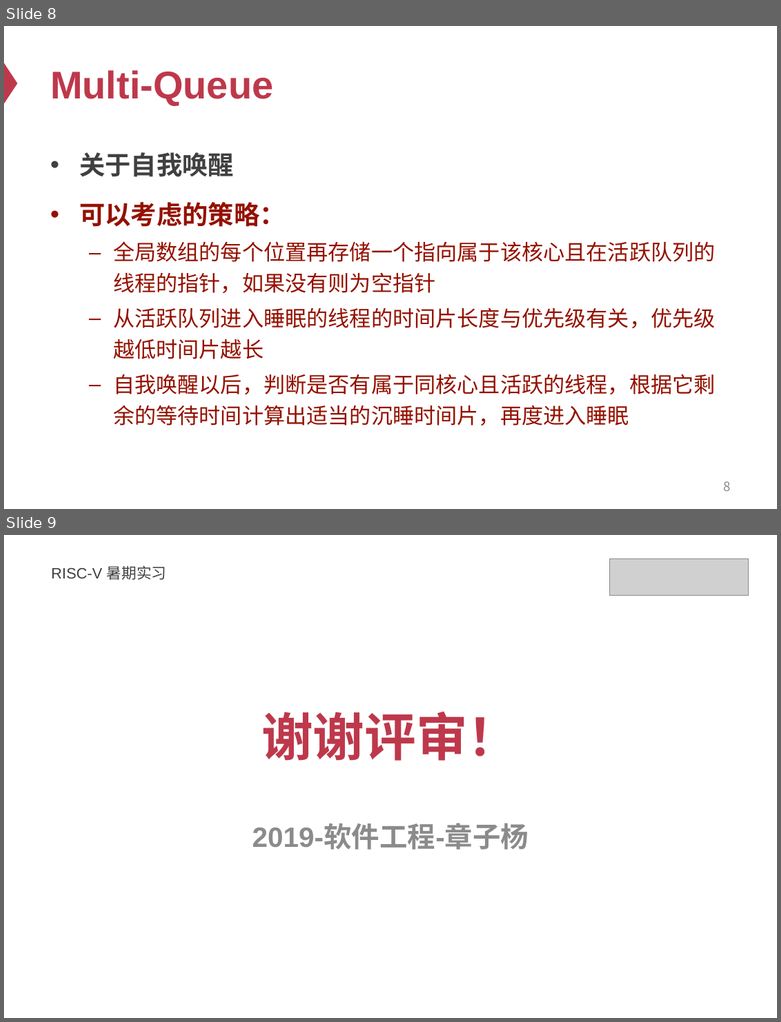
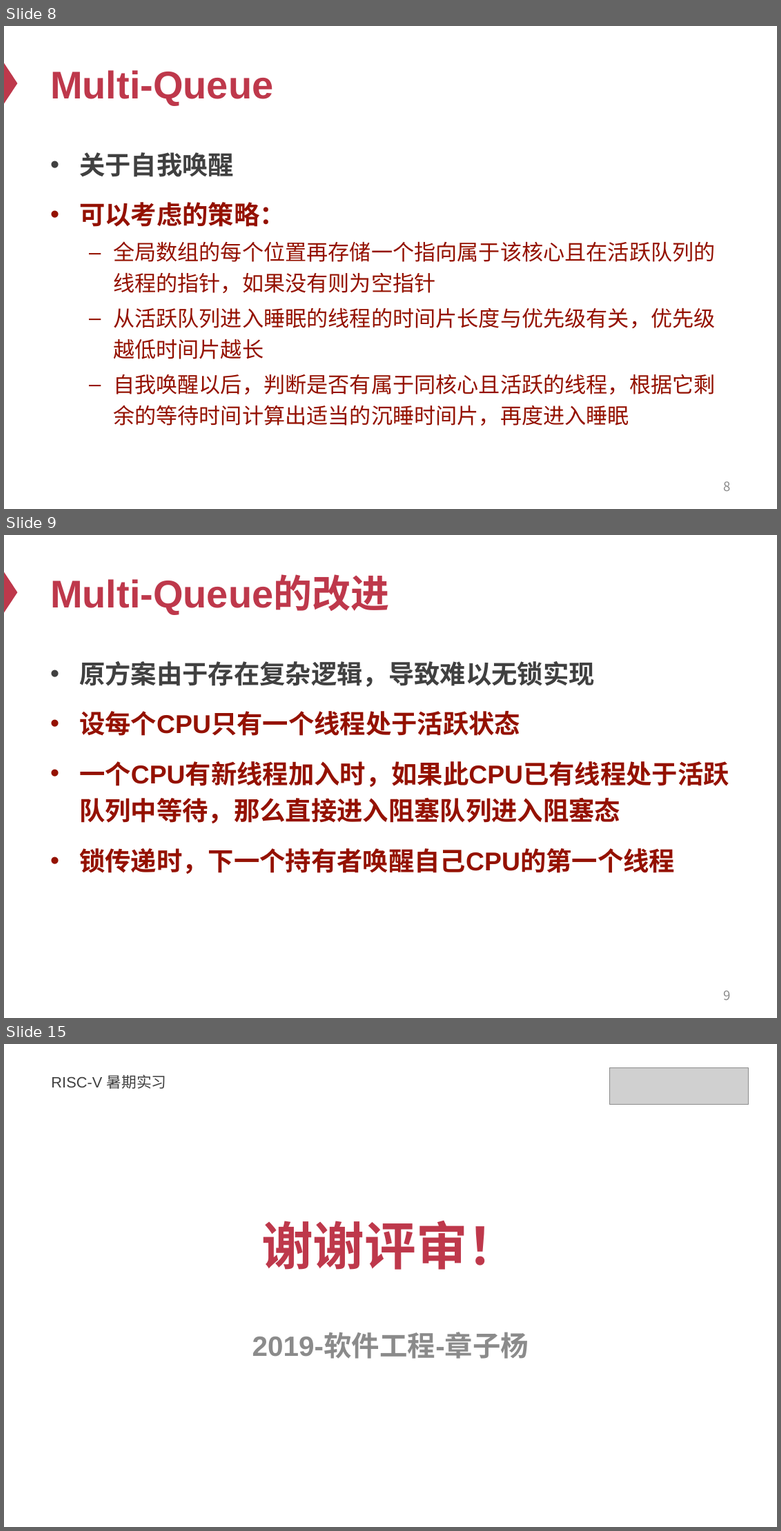
Before and after one commit to SineStriker/uxlock-minimal, a slide deck: docs/slides/初探方向.pptx. Shown one above the other, each under a label of ours: slides 8 and 9 before the commit, slides 8, 9 and 15 after it; the slides between them are not shown. The pictures are 781x1022 and 781x1531 pixels, drawn with LibreOffice and Linux fonts; fonts in the diff are those of the drawing; grey boxes stand for pictures. Boxes give left, top, right and bottom in pixels: in the first picture for what was removed or moved away, otherwise in the second. Text is boxed around its words. In the diff, an @@ line names an element or a change of style, - is before the commit and + after.

```diff
--- a/docs/slides/初探方向.pptx
+++ b/docs/slides/初探方向.pptx
@@ slide 9 added at [4,535,777,1018], background #FFFFFF; not listed: 1 template element that a slide beside it also shows @@
@@ title added at [50,577,390,614], 36 pt, text #BE384B, bold @@
+Multi-Queue的改进
@@ text added at [79,661,729,874], 24 pt, text #941100, bold @@
+• 原方案由于存在复杂逻辑，导致难以无锁实现
+• 设每个CPU只有一个线程处于活跃状态
+• 一个CPU有新线程加入时，如果此CPU已有线程处于活跃队列中等待，那么直接进入阻塞队列进入阻塞态
+• 锁传递时，下一个持有者唤醒自己CPU的第一个线程
@@ page number added at [723,990,730,1000], 12 pt, text #8C8C8C @@
+9
@@ what was slide 9 is now slide 15 @@
```
Also in this commit, not shown: 5 other slides added, 3 other files.
